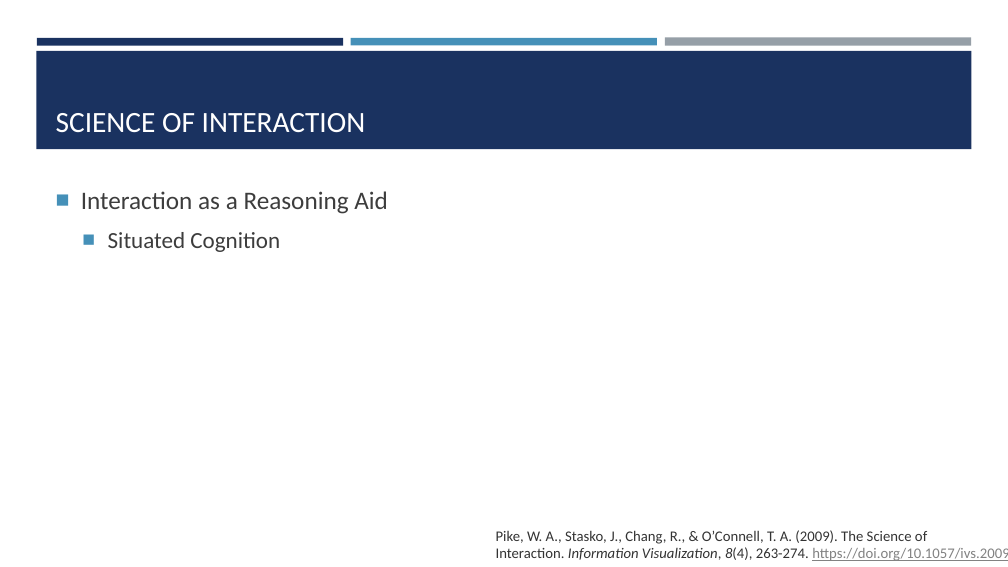
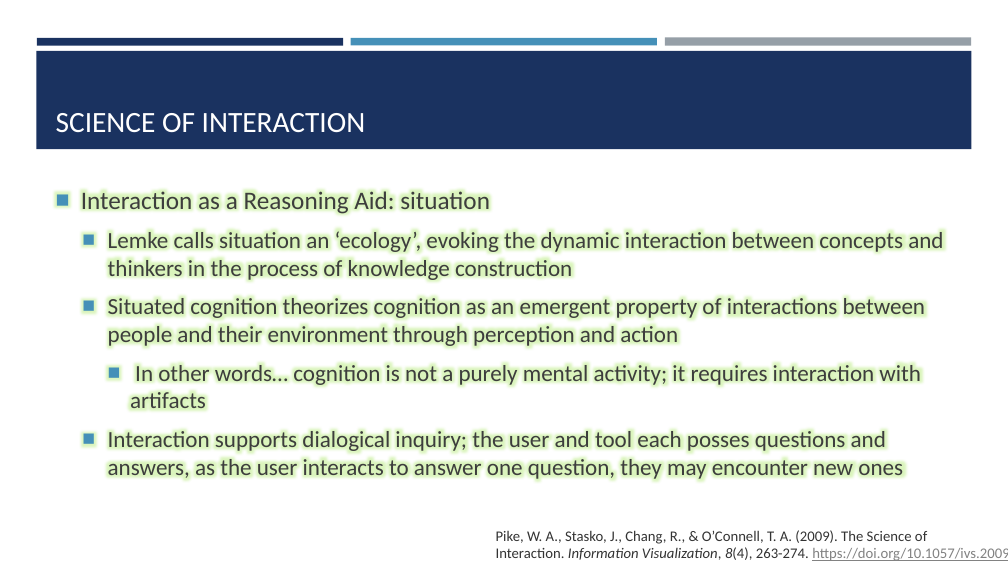
Before and after one commit to amosca01/SDS-CSC235, a slide deck: slide 11 of slides/05-interaction.pptx. Drawn at 1008x567 pixels with LibreOffice and Linux fonts; fonts in the diff are those of the drawing. Boxes give left, top, right and bottom in pixels: in the first picture for what was removed or moved away, otherwise in the second. Text is boxed around its words. In the diff, an @@ line names an element or a change of style, - is before the commit and + after.

Commit message:
interaction ppt

```diff
--- a/slides/05-interaction.pptx
+++ b/slides/05-interaction.pptx
@@ text at bbox=[81, 188, 943, 481]: text changed; size 24 to 22 pt @@
-■ Interaction as a Reasoning Aid
-  ■ Situated Cognition
+■ Interaction as a Reasoning Aid: situation
+  ■ Lemke calls situation an ‘ecology’, evoking the dynamic interaction between concepts and thinkers in the process of knowledge construction
+  ■ Situated cognition theorizes cognition as an emergent property of interactions between people and their environment through perception and action
+    ■ In other words… cognition is not a purely mental activity; it requires interaction with artifacts
+  ■ Interaction supports dialogical inquiry; the user and tool each posses questions and answers, as the user interacts to answer one question, they may encounter new ones
```
Also in this commit, not shown: 2 slides added, 1 other file.
